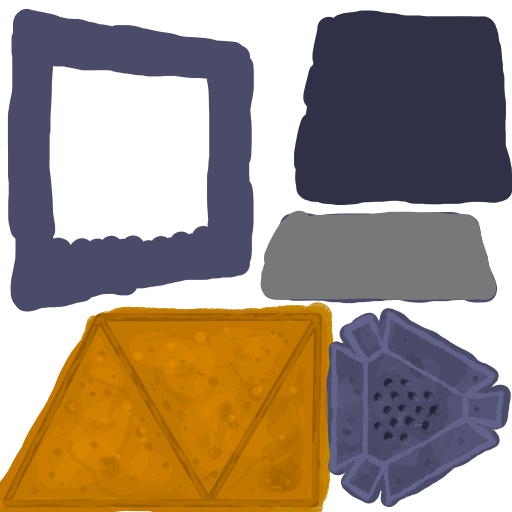
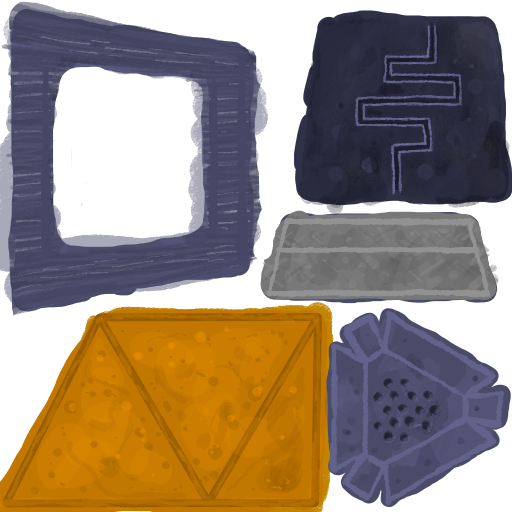
Layered file, before and after one edit (512x512). Changes by layer:
painted on "Calque de dessin 1" over left=0, top=1, right=510, bottom=316
